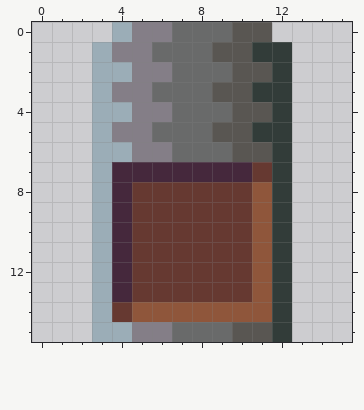
Two versions of one pixel-art sprite, core/assets/textures/iteminhand.png. This is how it looked before the edit.
The file is 16x16 pixels.
New version:
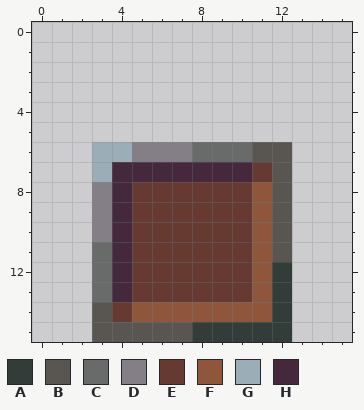
Palette (. is transparent): A #323c39  B #595652  C #696a6a  D #847e87  E #663931  F #8f563b  G #9badb7  H #45283c
Edits made:
{"y":0,"x":4,"old":"GDDCCCBB","new":"........"}
{"y":1,"x":3,"old":"GDDCCCBBAA","new":".........."}
{"y":2,"x":3,"old":"GGDDCCCBBA","new":".........."}
{"y":3,"x":3,"old":"GDDCCCBBAA","new":".........."}
{"y":4,"x":3,"old":"GGDDCCCBBA","new":".........."}
{"y":5,"x":3,"old":"GDDCCCBBAA","new":".........."}
{"y":6,"x":7,"old":"C","new":"D"}
{"y":6,"x":10,"old":"B","new":"C"}
{"y":6,"x":12,"old":"A","new":"B"}
{"y":7,"x":12,"old":"A","new":"B"}
{"y":8,"x":3,"old":"G","new":"D"}
{"y":8,"x":12,"old":"A","new":"B"}
{"y":9,"x":3,"old":"G","new":"D"}
{"y":9,"x":12,"old":"A","new":"B"}
{"y":10,"x":3,"old":"G","new":"D"}
{"y":10,"x":12,"old":"A","new":"B"}
{"y":11,"x":3,"old":"G","new":"C"}
{"y":11,"x":12,"old":"A","new":"B"}
{"y":12,"x":3,"old":"G","new":"C"}
{"y":13,"x":3,"old":"G","new":"C"}
{"y":14,"x":3,"old":"G","new":"B"}
{"y":15,"x":3,"old":"GGDDCCCBB","new":"BBBBBAAAA"}
{"label":"changed","picture_box":[92,22,292,342]}
